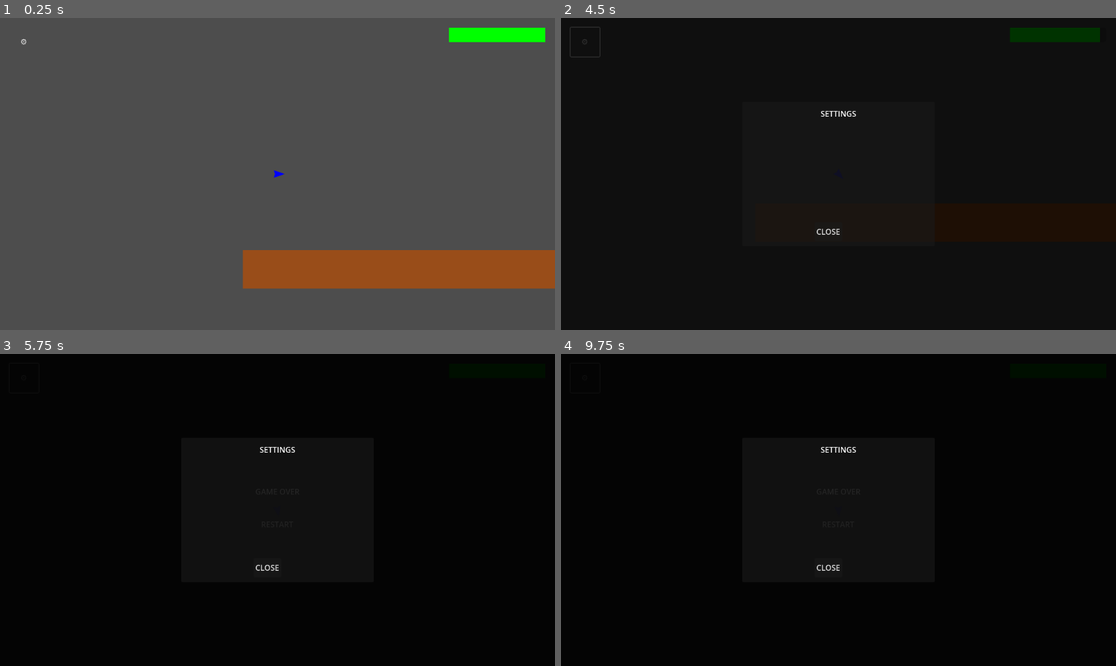
Above: before the commit, frames 1-4 (two rows, left to right).
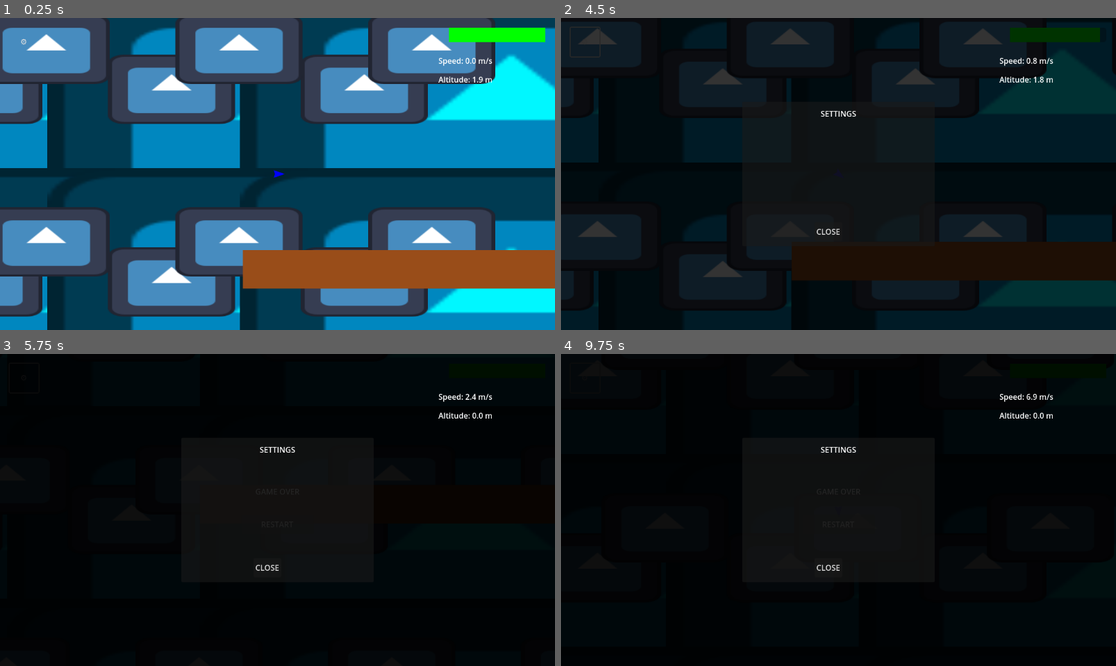
Above: after the commit, the same moments.

Repository: STUDIO-SINOKAYO/planegame
Game: Godot game, scene res://Scenes/level.tscn
Same seed, same stepped clock (60 frames per second), same inputs: the game is played once before the commit and once after it. The engine's default icon, where the game draws it, is replaced by a stand-in: a white triangle on a blue panel in a dark square.
Inputs (mouse positions are in pixels of both pictures, inside the frame that each line leads up to):
- Up to frame 1 (0.25 s): no input
- Up to frame 2 (4.5 s): click "⚙️" at 0.5 s; click "⚙️" at 1.25 s; click "⚙️" at 2 s; tap Enter at 2.75 s; move the mouse to (960, 158) at 2.77 s; click (960, 158) at 2.92 s; tap Space at 3.5 s; drag from (727, 189) to (810, 236) at 3.52 s; move the mouse to (894, 105) at 4.27 s; click (894, 105) at 4.42 s
- Up to frame 3 (5.75 s): click (277, 525) at 5 s, where only the run before the commit has a clickable "RESTART"
- Up to frame 4 (9.75 s): click "RESTART" at 5.75 s; click "RESTART" at 6.5 s; tap Enter at 7.25, 9.5 s; drag from (810, 572) to (672, 463) at 7.27 s; move the mouse to (1005, 556) at 8.02 s; click (1005, 556) at 8.17 s; tap Space at 8.75 s; drag from (672, 463) to (755, 432) at 8.77 s; move the mouse to (866, 510) at 9.52 s; click (866, 510) at 9.67 s

The runs differ from the first frame. In frame 1, 76% of the frame differs, in the area x 0-100%, y 0-100%; in frame 2, 9.4%; in frame 3, 0.2%; in frame 4, 0.2%.

Commit message:
edited vars and added statistics

Diff:
--- a/Scenes/level.tscn
+++ b/Scenes/level.tscn
@@ -1,15 +1,38 @@
-[gd_scene load_steps=3 format=3 uid="uid://ig7nbplla4pc"]
+[gd_scene load_steps=4 format=3 uid="uid://ig7nbplla4pc"]
 
 [ext_resource type="Script" uid="uid://cqn84wdm076k5" path="res://Scripts/Level.gd" id="1_k5f4k"]
 [ext_resource type="Script" uid="uid://pakfejb3s2jx" path="res://Scripts/Plane.gd" id="2_6phgx"]
+[ext_resource type="Texture2D" uid="uid://d02dwmif63q64" path="res://icon.svg" id="2_81xng"]
 
 [node name="Level" type="Node2D"]
 script = ExtResource("1_k5f4k")
+
+[node name="Parallax2D" type="Parallax2D" parent="."]
+repeat_size = Vector2(400, 400)
+autoscroll = Vector2(1, 1)
+repeat_times = 4
+
+[node name="Sprite2D" type="Sprite2D" parent="Parallax2D"]
+modulate = Color(0, 0.966667, 1, 1)
+position = Vector2(557, 285.5)
+scale = Vector2(8.79687, 4.53906)
+texture = ExtResource("2_81xng")
+
+[node name="Sprite2D2" type="Sprite2D" parent="Parallax2D"]
+position = Vector2(252, 231)
+scale = Vector2(2.0625, 1.125)
+texture = ExtResource("2_81xng")
+
+[node name="Sprite2D3" type="Sprite2D" parent="Parallax2D"]
+position = Vector2(792, 148)
+scale = Vector2(2.0625, 1.125)
+texture = ExtResource("2_81xng")
 
 [node name="Plane" type="CharacterBody2D" parent="."]
 position = Vector2(72, 407)
 script = ExtResource("2_6phgx")
 wind_influence_radius = 1500.0
+wind_force_strength = 100.0
 
 [node name="PlaneVisual" type="Polygon2D" parent="Plane"]
 color = Color(0, 0, 1, 1)
@@ -151,6 +174,28 @@
 grow_vertical = 0
 text = "CLOSE"
 
+[node name="Statistics" type="Control" parent="UI"]
+layout_mode = 3
+anchors_preset = 1
+anchor_left = 1.0
+anchor_right = 1.0
+offset_left = -242.0
+offset_top = 77.0
+offset_right = 1.0
+offset_bottom = 259.0
+grow_horizontal = 0
+
+[node name="SpeedLabel" type="Label" parent="UI/Statistics"]
+layout_mode = 0
+offset_right = 40.0
+offset_bottom = 23.0
+
+[node name="AltitudeLabel" type="Label" parent="UI/Statistics"]
+layout_mode = 0
+offset_top = 39.0
+offset_right = 40.0
+offset_bottom = 62.0
+
 [node name="Ground" type="ColorRect" parent="."]
 anchors_preset = 14
 anchor_top = 0.5
@@ -163,8 +208,6 @@
 grow_vertical = 2
 size_flags_vertical = 8
 color = Color(0.6, 0.3, 0.1, 1)
-
-[node name="ParallaxBackground" type="ParallaxBackground" parent="."]
 
 [connection signal="game_over" from="Plane" to="." method="_on_game_over"]
 [connection signal="pressed" from="UI/SettingsButton" to="." method="_on_settings_pressed"]
--- a/Scripts/Level.gd
+++ b/Scripts/Level.gd
@@ -12,6 +12,8 @@
 @onready var restart_button: Button = $UI/GameOverScreen/RestartButton
 @onready var settings_panel: Control = $UI/SettingsPanel
 @onready var close_settings_button: Button = $UI/SettingsPanel/Panel/CloseButton
+@onready var speed_label: Label = $UI/Statistics/SpeedLabel
+@onready var altitude_label: Label = $UI/Statistics/AltitudeLabel
 
 # Drawing stuff
 var drawn_path_line: Line2D      # The cyan line you see when drawing
@@ -128,6 +130,7 @@
 func _process(delta):
 	update_stamina(delta)
 	update_stamina_bar()
+	update_flight_info()
 	queue_redraw()
 
 func update_stamina(delta):
@@ -151,6 +154,16 @@
 
 	stamina_bar.add_theme_stylebox_override("fill", style)
 
+func update_flight_info():
+	# Update speed display (convert from pixels/sec to m/s for readability)
+	var speed_ms = plane.velocity.length() / 100.0  # Assume 100 pixels = 1 meter cus yk
+	speed_label.text = "Speed: %.1f m/s" % speed_ms
+
+	# Update altitude display (higher Y = lower altitude, so invert it)
+	var altitude_m = (ground_level - plane.global_position.y) / 100.0  # Convert to meters
+	altitude_label.text = "Altitude: %.1f m" % max(0, altitude_m)  # Don't show negative altitude
+
+
 # Button callbacks
 func _on_game_over():
 	game_over = true
@@ -165,14 +178,3 @@
 func _on_restart_pressed():
 	# Just reload the whole scene, easiest way to reset everything
 	get_tree().reload_current_scene()
-
-func restart_game():
-	# Internal reset function, not used by main restart button
-	game_over = false
-	game_over_screen.visible = false
-	current_stamina = max_stamina
-	current_drawing.clear()
-	drawn_path_line.clear_points()
-	plane.global_position = Vector2(100, 200)
-	plane.velocity = Vector2.ZERO
-	plane.reset_plane()
--- a/Scripts/Plane.gd
+++ b/Scripts/Plane.gd
@@ -2,8 +2,8 @@
 class_name PlayerPlane
 
 # Tunable physics parameters - mess with these in the editor
-@export var base_speed: float = 200.0           # How fast plane moves right
-@export var gravity: float = 500.0              # Downward pull
+@export var base_speed: float = 50.0           # How fast plane moves right
+@export var gravity: float = 100.0              # Downward pull
 @export var loop_speed_multiplier: float = 50.0 # Speed bonus per loop
 @export var rotation_speed: float = 5.0         # How fast plane rotates to face movement
 @export var wind_influence_radius: float = 100.0 # How close to drawn lines to feel wind
--- a/level.tscn
+++ /dev/null
@@ -1,302 +0,0 @@
-[gd_scene load_steps=3 format=3 uid="uid://dx66sbmfruhvd"]
-
-[ext_resource type="Script" path="res://Level.gd" id="1_7q8xc"]
-
-[sub_resource type="GDScript" id="GDScript_u52ul"]
-script/source = "extends CharacterBody2D
-class_name PlayerPlane
-
-# Tunable physics parameters - mess with these in the editor
-@export var base_speed: float = 200.0           # How fast plane moves right
-@export var gravity: float = 100.0              # Downward pull
-@export var loop_speed_multiplier: float = 50.0 # Speed bonus per loop
-@export var rotation_speed: float = 5.0         # How fast plane rotates to face movement
-@export var wind_influence_radius: float = 100.0 # How close to drawn lines to feel wind
-@export var wind_force_strength: float = 800.0  # How strong the wind effect is
-
-# Game state stuff
-var wind_points = []                # Points from the currently drawn line
-var current_speed: float            # Actual speed (base + loop bonuses)
-var loop_count: int = 0             # How many loops detected
-var ground_level: float = 600.0     # Y position = death
-var game_started: bool = false      # Don't move until first line drawn
-var debug_wind_info: String = \"\"    # Debug text
-
-signal game_over
-
-func _ready():
-	current_speed = base_speed
-
-func _physics_process(delta):
-	# Don't move until player draws first line
-	if not game_started:
-		velocity = Vector2.ZERO
-		return
-
-	# Core physics: gravity + rightward movement
-	velocity.y += gravity * delta
-	velocity.x = current_speed
-
-	# Apply wind forces from nearby drawn lines (the main mechanic!)
-	apply_wind_forces(delta)
-
-	# Always point the plane towards where it's moving
-	if velocity.length() > 0:
-		var target_rotation = velocity.normalized().angle()
-		rotation = lerp_angle(rotation, target_rotation, rotation_speed * delta)
-
-	move_and_slide()
-
-	# Check if we hit the ground = game over
-	if global_position.y >= ground_level:
-		emit_signal(\"game_over\")
-
-func set_wind_path(points: Array, detected_loops: int = 0):
-	# Called when player finishes drawing a line
-	wind_points = points.duplicate()
-	loop_count = detected_loops
-
-	# Start physics on first line drawn
-	if not game_started:
-		game_started = true
-
-	# More loops = faster plane!
-	current_speed = base_speed + (loop_count * loop_speed_multiplier)
-
-func apply_wind_forces(delta):
-	# This is the core mechanic: drawn lines create wind that pushes the plane around
-	# Instead of following paths rigidly, plane gets \"blown\" by nearby line segments
-	if wind_points.size() < 2:
-		debug_wind_info = \"No wind points\"
-		return
-
-	var total_wind_force = Vector2.ZERO
-	var influences = 0
-	var closest_distance = INF
-
-	# Check each segment of the drawn line
-	for i in range(wind_points.size() - 1):
-		var segment_start = wind_points[i]
-		var segment_end = wind_points[i + 1]
-
-		# Find closest point on this line segment to the plane
-		var closest_point = get_closest_point_on_segment(global_position, segment_start, segment_end)
-		var distance = global_position.distance_to(closest_point)
-		closest_distance = min(closest_distance, distance)
-
-		# If close enough, apply wind force
-		if distance < wind_influence_radius:
-			# Wind direction = along the line segment
-			var wind_direction = (segment_end - segment_start).normalized()
-
-			# Closer = stronger effect (squared falloff for smooth feel)
-			var influence_strength = 1.0 - (distance / wind_influence_radius)
-			influence_strength = influence_strength * influence_strength
-
-			var wind_force = wind_direction * wind_force_strength * influence_strength
-
-			# Extra lift for upward lines (helps counter gravity)
-			if wind_direction.y < 0:  # Line goes up
-				wind_force.y *= 2.0
-
-			total_wind_force += wind_force
-			influences += 1
-
-	# Debug info for troubleshooting
-	debug_wind_info = \"Influences: \" + str(influences) + \" | Closest: \" + str(int(closest_distance)) + \" | Force: \" + str(total_wind_force)
-
-	# Apply the wind to plane velocity
-	if influences > 0:
-		var average_force = total_wind_force / influences
-		velocity += average_force * delta
-
-func get_closest_point_on_segment(point: Vector2, segment_start: Vector2, segment_end: Vector2) -> Vector2:
-	# Math utility: find closest point on a line segment to the plane
-	# Used to calculate how close plane is to each drawn line segment
-	var segment = segment_end - segment_start
-	var segment_length_squared = segment.length_squared()
-
-	if segment_length_squared == 0:
-		return segment_start
-
-	# Project point onto line and clamp to segment bounds
-	var t = (point - segment_start).dot(segment) / segment_length_squared
-	t = clamp(t, 0.0, 1.0)  # Keep within segment (not infinite line)
-
-	return segment_start + t * segment
-
-func reset_plane():
-	# Reset everything for new game
-	wind_points.clear()
-	loop_count = 0
-	current_speed = base_speed
-	game_started = false
-"
-
-[node name="Level" type="Node2D"]
-script = ExtResource("1_7q8xc")
-
-[node name="Plane" type="CharacterBody2D" parent="."]
-position = Vector2(72, 407)
-script = SubResource("GDScript_u52ul")
-wind_influence_radius = 500.0
-
-[node name="PlaneVisual" type="Polygon2D" parent="Plane"]
-color = Color(0, 0, 1, 1)
-polygon = PackedVector2Array(15, 0, -8, 8, -5, 0, -8, -8)
-
-[node name="Camera2D" type="Camera2D" parent="Plane"]
-
-[node name="UI" type="CanvasLayer" parent="."]
-
-[node name="SettingsButton" type="Button" parent="UI"]
-offset_left = 20.0
-offset_top = 20.0
-offset_right = 80.0
-offset_bottom = 80.0
-text = "⚙️"
-flat = true
-
-[node name="StaminaContainer" type="Control" parent="UI"]
-layout_mode = 3
-anchors_preset = 1
-anchor_left = 1.0
-anchor_right = 1.0
-offset_left = -220.0
-offset_top = 20.0
-offset_right = -20.0
-offset_bottom = 50.0
-grow_horizontal = 0
-
-[node name="StaminaBar" type="ProgressBar" parent="UI/StaminaContainer"]
-layout_mode = 1
-anchors_preset = 15
-anchor_right = 1.0
-anchor_bottom = 1.0
-grow_horizontal = 2
-grow_vertical = 2
-value = 100.0
-show_percentage = false
-
-[node name="GameOverScreen" type="Control" parent="UI"]
-visible = false
-layout_mode = 3
-anchors_preset = 15
-anchor_right = 1.0
-anchor_bottom = 1.0
-grow_horizontal = 2
-grow_vertical = 2
-
-[node name="Background" type="ColorRect" parent="UI/GameOverScreen"]
-layout_mode = 1
-anchors_preset = 15
-anchor_right = 1.0
-anchor_bottom = 1.0
-grow_horizontal = 2
-grow_vertical = 2
-color = Color(0, 0, 0, 0.7)
-
-[node name="GameOverLabel" type="Label" parent="UI/GameOverScreen"]
-layout_mode = 1
-anchors_preset = 8
-anchor_left = 0.5
-anchor_top = 0.5
-anchor_right = 0.5
-anchor_bottom = 0.5
-offset_left = -100.0
-offset_top = -50.0
-offset_right = 100.0
-offset_bottom = -20.0
-grow_horizontal = 2
-grow_vertical = 2
-text = "GAME OVER"
-horizontal_alignment = 1
-
-[node name="RestartButton" type="Button" parent="UI/GameOverScreen"]
-layout_mode = 1
-anchors_preset = 8
-anchor_left = 0.5
-anchor_top = 0.5
-anchor_right = 0.5
-anchor_bottom = 0.5
-offset_left = -75.0
-offset_top = 10.0
-offset_right = 75.0
-offset_bottom = 50.0
-grow_horizontal = 2
-grow_vertical = 2
-text = "RESTART"
-
-[node name="SettingsPanel" type="Control" parent="UI"]
-visible = false
-layout_mode = 3
-anchors_preset = 15
-anchor_right = 1.0
-anchor_bottom = 1.0
-grow_horizontal = 2
-grow_vertical = 2
-
-[node name="Background" type="ColorRect" parent="UI/SettingsPanel"]
-layout_mode = 1
-anchors_preset = 15
-anchor_right = 1.0
-anchor_bottom = 1.0
-grow_horizontal = 2
-grow_vertical = 2
-color = Color(0, 0, 0, 0.8)
-
-[node name="Panel" type="Panel" parent="UI/SettingsPanel"]
-layout_mode = 1
-anchors_preset = 8
-anchor_left = 0.5
-anchor_top = 0.5
-anchor_right = 0.5
-anchor_bottom = 0.5
-offset_left = -200.0
-offset_top = -150.0
-offset_right = 200.0
-offset_bottom = 150.0
-grow_horizontal = 2
-grow_vertical = 2
-
-[node name="SettingsLabel" type="Label" parent="UI/SettingsPanel/Panel"]
-layout_mode = 1
-anchors_preset = 10
-anchor_right = 1.0
-offset_bottom = 50.0
-grow_horizontal = 2
-text = "SETTINGS"
-horizontal_alignment = 1
-vertical_alignment = 1
-
-[node name="CloseButton" type="Button" parent="UI/SettingsPanel/Panel"]
-layout_mode = 1
-anchors_preset = 2
-anchor_top = 1.0
-anchor_bottom = 1.0
-offset_left = 150.0
-offset_top = -50.0
-offset_right = 200.0
-offset_bottom = -10.0
-grow_vertical = 0
-text = "CLOSE"
-
-[node name="Ground" type="ColorRect" parent="."]
-anchors_preset = 14
-anchor_top = 0.5
-anchor_right = 1.0
-anchor_bottom = 0.5
-offset_top = 565.0
-offset_right = 1152.0
-offset_bottom = 645.0
-grow_horizontal = 2
-grow_vertical = 2
-size_flags_vertical = 8
-color = Color(0.6, 0.3, 0.1, 1)
-
-[node name="ParallaxBackground" type="ParallaxBackground" parent="."]
-
-[connection signal="game_over" from="Plane" to="." method="_on_game_over"]
-[connection signal="pressed" from="UI/SettingsButton" to="." method="_on_settings_pressed"]
-[connection signal="pressed" from="UI/GameOverScreen/RestartButton" to="." method="_on_restart_pressed"]
-[connection signal="pressed" from="UI/SettingsPanel/Panel/CloseButton" to="." method="_on_close_settings_pressed"]
--- a/project.godot
+++ b/project.godot
@@ -11,7 +11,7 @@
 [application]
 
 config/name="PlaneGame"
-run/main_scene="res://Scenes/level.tscn"
+run/main_scene="uid://ig7nbplla4pc"
 config/features=PackedStringArray("4.4", "GL Compatibility")
 config/icon="res://icon.svg"
 
